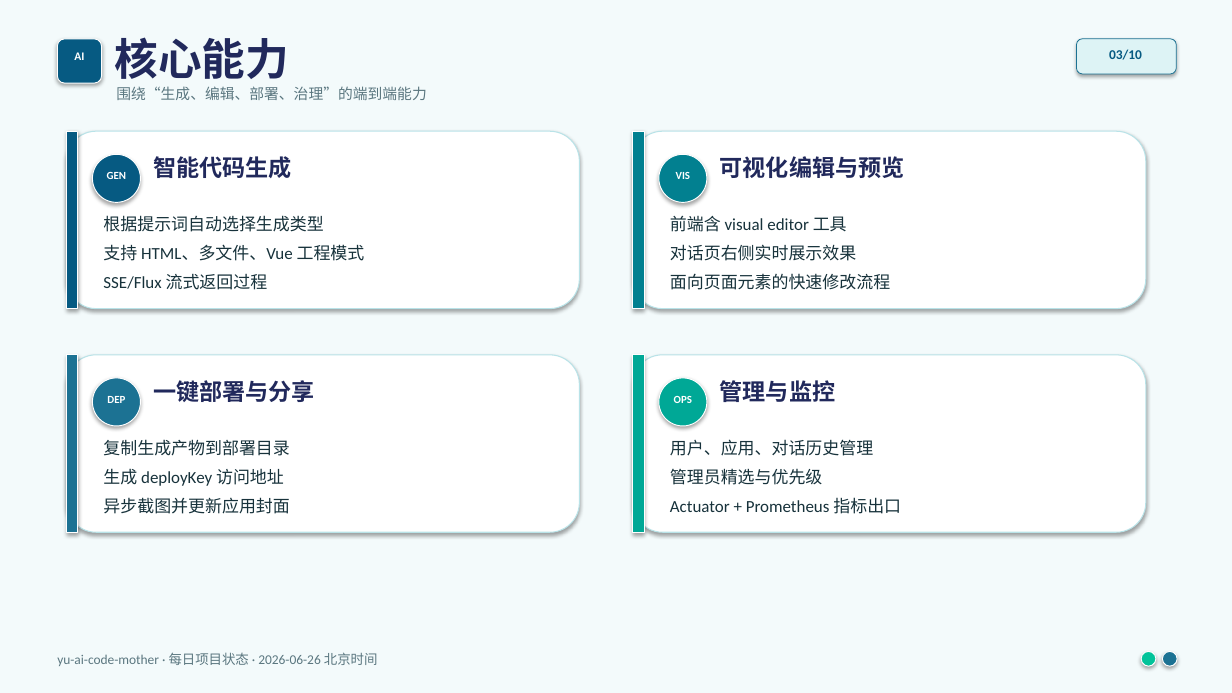
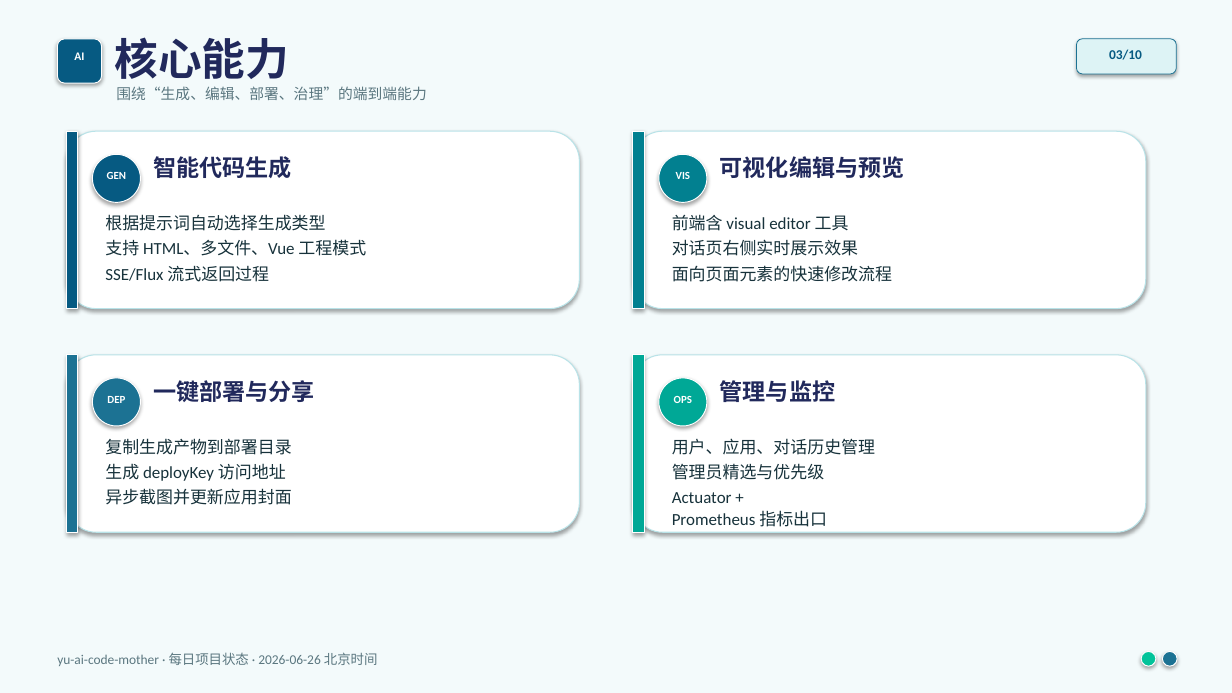
Before and after one commit to liyupi/yu-ai-code-mother, a slide deck: slide 3 of docs/reports/project-status-2026-06-26.pptx. Drawn at 1232x693 pixels with LibreOffice and Linux fonts; fonts in the diff are those of the drawing. Boxes give left, top, right and bottom in pixels: in the first picture for what was removed or moved away, otherwise in the second. Text is boxed around its words. In the diff, an @@ line names an element or a change of style, - is before the commit and + after.

```diff
--- a/docs/reports/project-status-2026-06-26.pptx
+++ b/docs/reports/project-status-2026-06-26.pptx
@@ line spacing 1.05 to 1; less space between paragraphs in 3 elements at <box>105,214,366,282</box>, <box>672,214,892,282</box>, <box>105,438,291,505</box> @@
@@ text at <box>672,438,875,480</box>: line spacing 1.05 to 1; less space between paragraphs @@
@@ text at <box>672,492,827,527</box>: text changed @@
-Actuator + Prometheus 指标出口
+Actuator +
+Prometheus 指标出口
```
Also in this commit, not shown: 9 other slides changed.
